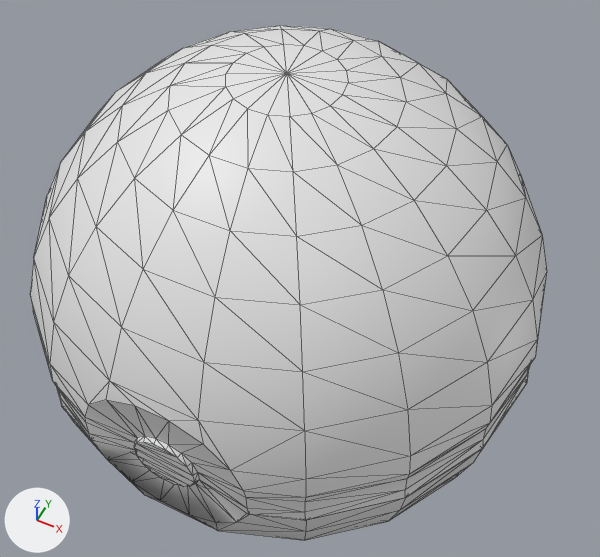
What one commit did to the FBX model items/ball/9/model/item.fbx.
Before and after are seen from a 50 mm camera at (3.14, -5.99, 10.66) aimed at (0.08, 0.12, 3.02). The lights are fixed; the arrows at lower left show +X, +Y and +Z. Mesh edges are drawn as thin lines. Vertices at the same position are counted once.

The first picture shows 'item'.
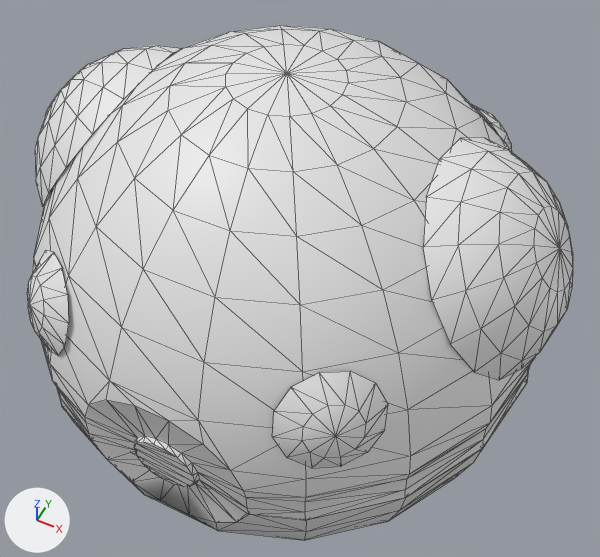
Changed parts and their boxes (x1, y1, x2, y2) in the pictures (600 x 557 px; the box of a moved part takes in the faces that stretch with it):
'item', reshaped: before (30, 25, 547, 540); after (27, 25, 573, 540)
part 1 of me_loveball, added: after (35, 45, 180, 207)
part 2 of me_loveball, added: after (423, 138, 573, 380)
part 3 of me_loveball, added: after (272, 371, 388, 468)
part 4 of me_loveball, added: after (471, 104, 512, 152)
part 5 of me_loveball, added: after (27, 251, 69, 355)
part 6 of me_loveball, moved or reshaped: (92, 440, 248, 523) in both

What the commit changed:
me_loveball is used by ob_item; location (0.0, 0.0, 0.0).
me_loveball had 513 vertices, 1026 faces and spanned x -3.02..3.02, y -2.82..2.98, z 0.0..6.04.
me_loveball now has 751 vertices, 1474 faces and spans x -3.14..3.14, y -2.82..2.98, z 0.0..6.04.
me_loveball part 1: a new loose piece of 66 vertices spanning x -3.14..-1.6, y -1.22..1.24, z 3.54..5.58, in mat_item_material (its picture is missing).
me_loveball part 2: a new loose piece of 66 vertices spanning x 1.6..3.14, y -1.22..1.24, z 3.54..5.58, in mat_item_material (its picture is missing).
me_loveball part 3: a new loose piece of 26 vertices spanning x 1.12..2.01, y -2.59..-1.87, z 3.68..4.68, in mat_item_material (its picture is missing).
me_loveball part 4: a new loose piece of 26 vertices spanning x 1.12..2.01, y 1.9..2.62, z 3.68..4.68, in mat_item_material (its picture is missing).
me_loveball part 5: a new loose piece of 26 vertices spanning x -2.01..-1.12, y -2.59..-1.87, z 3.68..4.68, in mat_item_material (its picture is missing).
Part 6, on me_loveball:
11 faces are deleted.
2 vertices are added at (0.81, -2.81, 2.53), (-0.81, -2.81, 2.53).
11 new faces join them.
